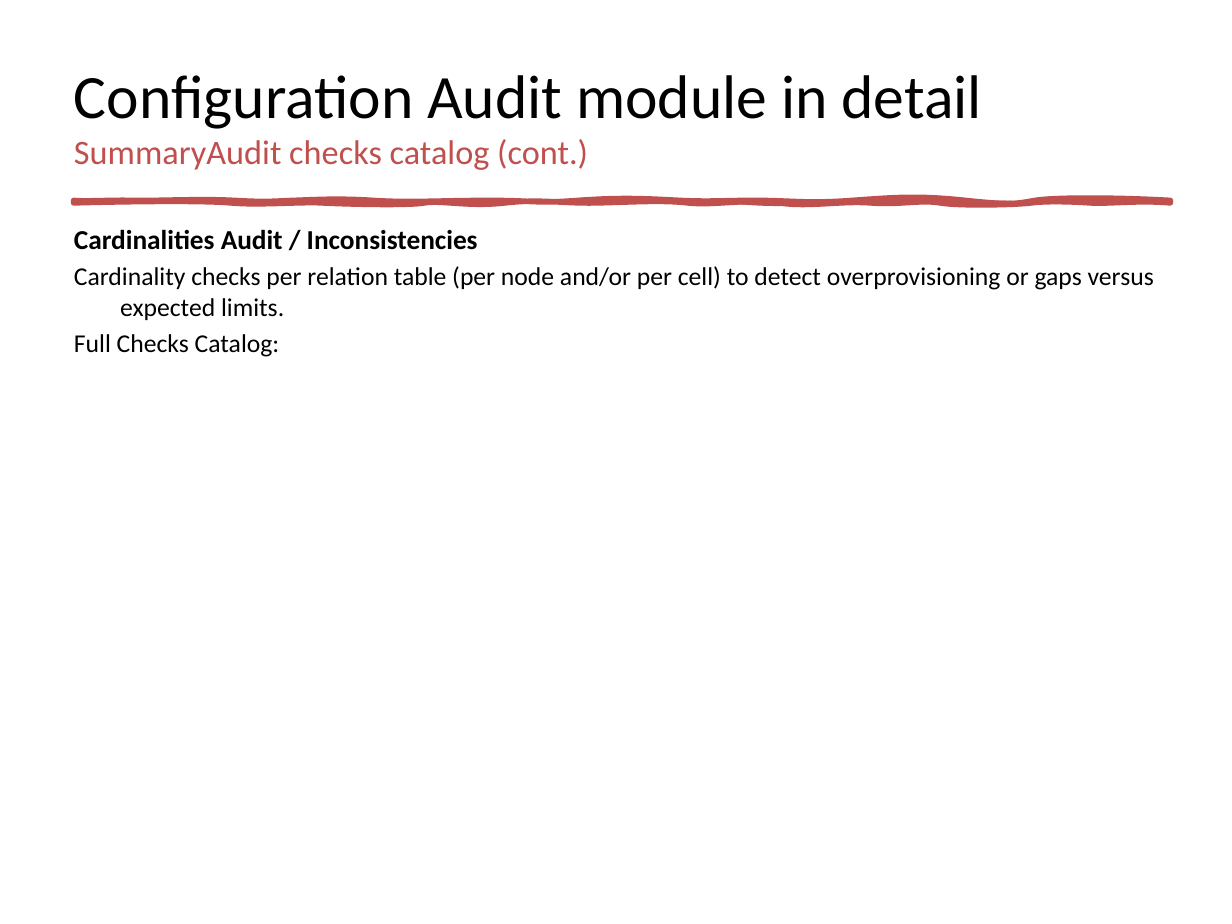
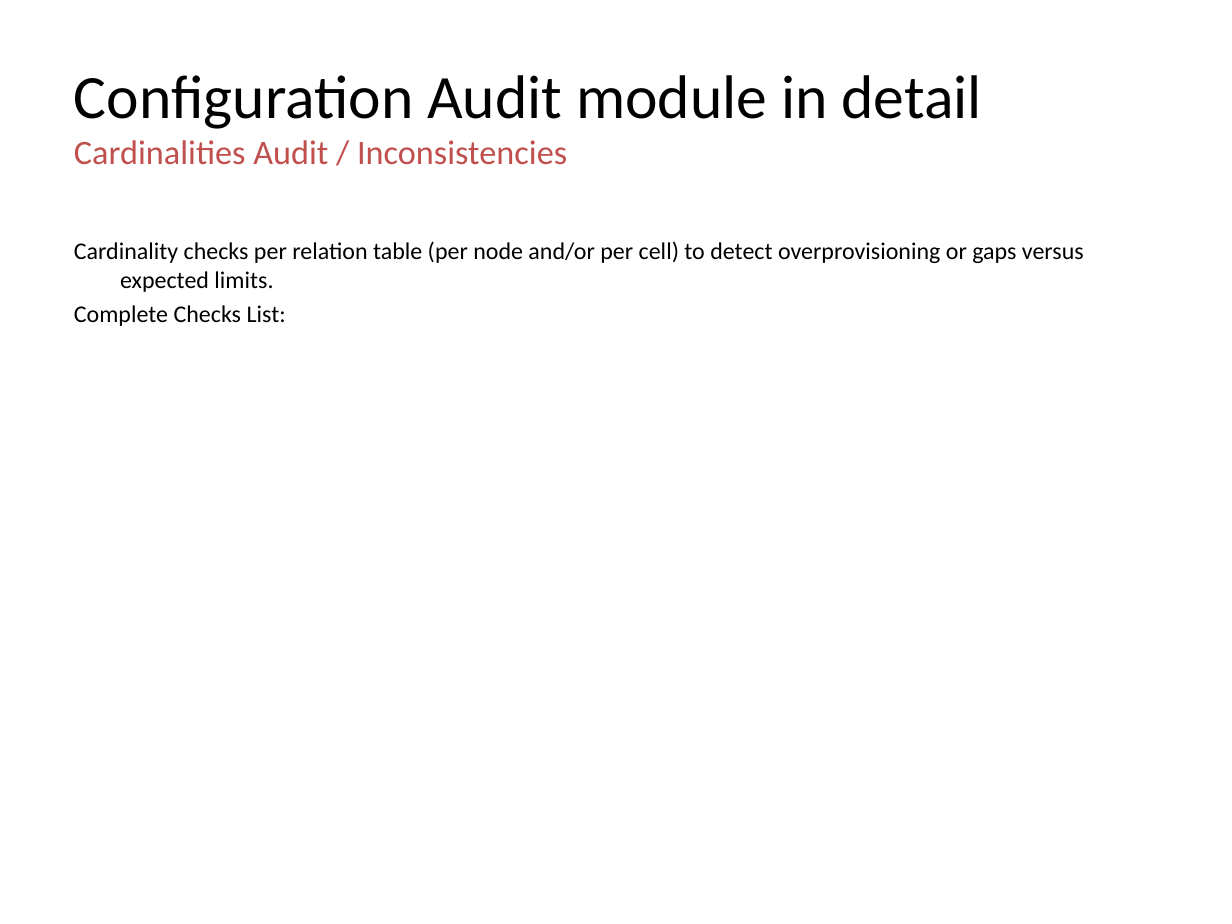
Before and after one commit to jaimetur/SSB_RetuningAutomations, a slide deck: slide 30 of help/User-Guide-SSB-Retuning-Automations-v0.7.4.pptx (slide 28 before the commit). Drawn at 1232x924 pixels with LibreOffice and Linux fonts; fonts in the diff are those of the drawing; background and template pictures are left out. Boxes give left, top, right and bottom in pixels: in the first picture for what was removed or moved away, otherwise in the second. Text is boxed around its words. In the diff, an @@ line names an element or a change of style, - is before the commit and + after.

Commit message:
Updated Technical User Guides to include the Check catalog of SummaryAudit table (with tips)

```diff
--- a/help/User-Guide-SSB-Retuning-Automations-v0.7.4.pptx
+++ b/help/User-Guide-SSB-Retuning-Automations-v0.7.4.pptx
@@ title at (x1=74, y1=140, x2=567, y2=165): text changed @@
-SummaryAudit checks catalog (cont.)
+Cardinalities Audit / Inconsistencies
@@ freeform shape removed at (x1=74, y1=201, x2=1170, y2=203) @@
@@ text "Cardinality checks per relation table ..." moved from (x1=74, y1=229, x2=1154, y2=357) to (x1=74, y1=241, x2=1084, y2=326) @@
@@ text at (x1=74, y1=229, x2=478, y2=250): paragraph removed @@
-Cardinalities Audit / Inconsistencies
@@ text at (x1=74, y1=241, x2=1084, y2=292): size 15 to 14 pt in "Cardinality checks per relation table (per node ..." @@
@@ text at (x1=74, y1=305, x2=286, y2=326): text changed; size 15 to 14 pt @@
-Full Checks Catalog:
+Complete Checks List:
```
Also in this commit, not shown: 46 other slides changed, 5 slides added, 1 slide removed, 6 other files.
